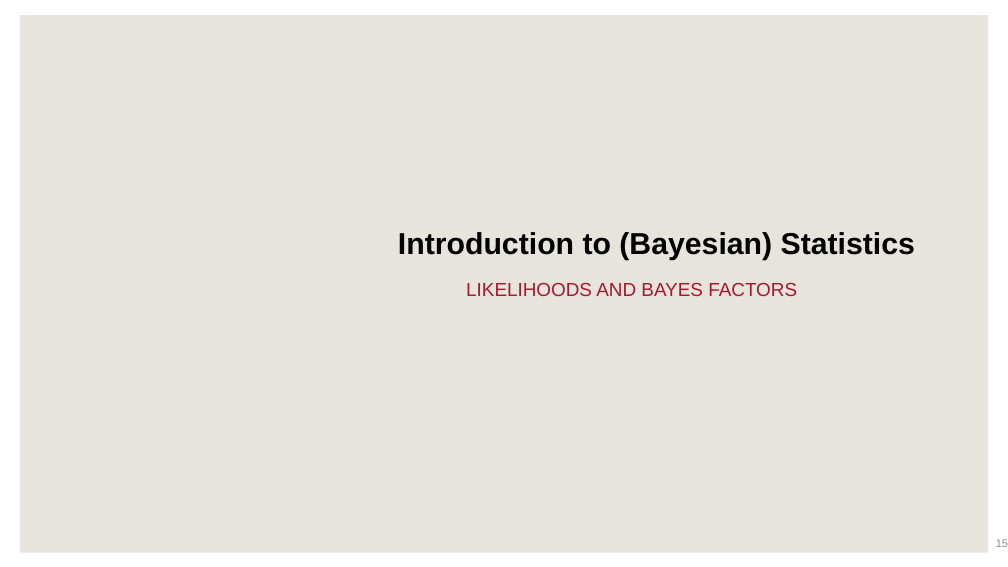
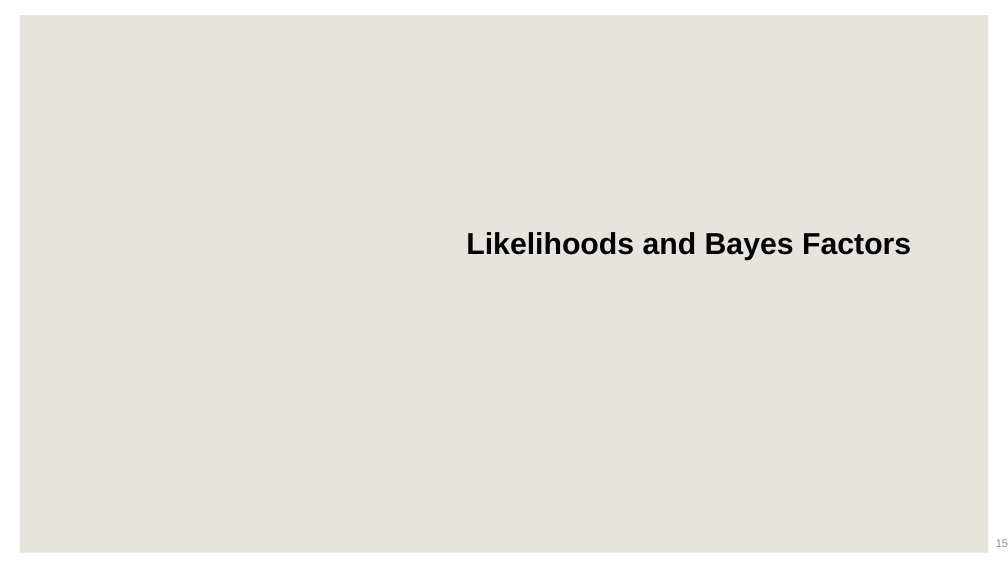
Before and after one commit to humburg/bayesian-data-analysis-in-r, a slide deck: slide 15 of Bayesian Data Analysis in R.pptx. Drawn at 1008x567 pixels with LibreOffice and Linux fonts; fonts in the diff are those of the drawing; background and template pictures are left out. Boxes give left, top, right and bottom in pixels: in the first picture for what was removed or moved away, otherwise in the second. Text is boxed around its words. In the diff, an @@ line names an element or a change of style, - is before the commit and + after.

```diff
--- a/Bayesian Data Analysis in R.pptx
+++ b/Bayesian Data Analysis in R.pptx
@@ title removed at <box>398,232,915,260</box> @@
-Introduction to (Bayesian) Statistics
@@ title at <box>466,232,911,260</box>: text changed; size 18 to 28.8 pt; text colour #A6192E to #000000; bold on @@
-LIKELIHOODS AND BAYES FACTORS
+Likelihoods and Bayes Factors
```
Also in this commit, not shown: 1 other slide changed, 1 slide added, 3 other files.
